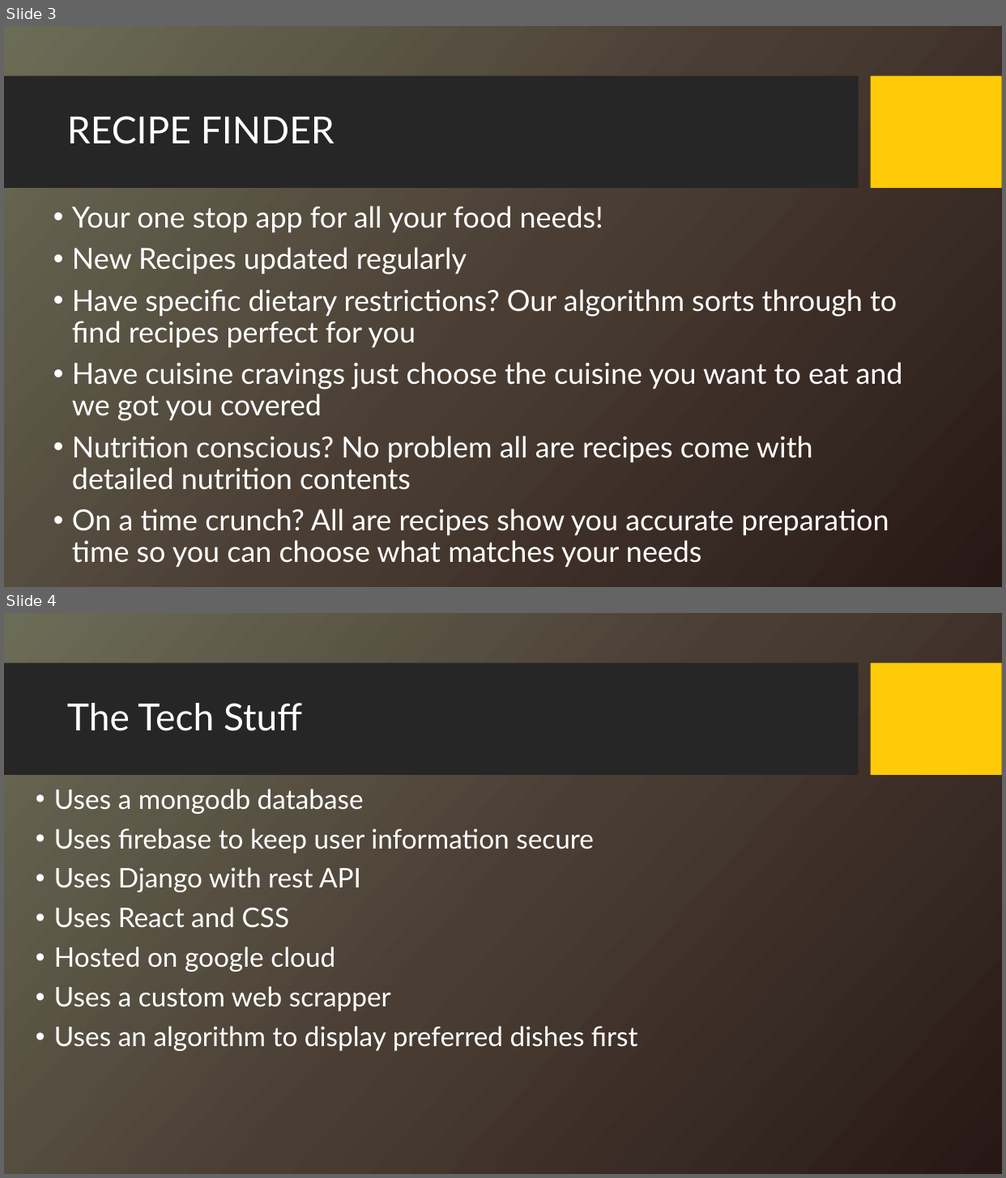
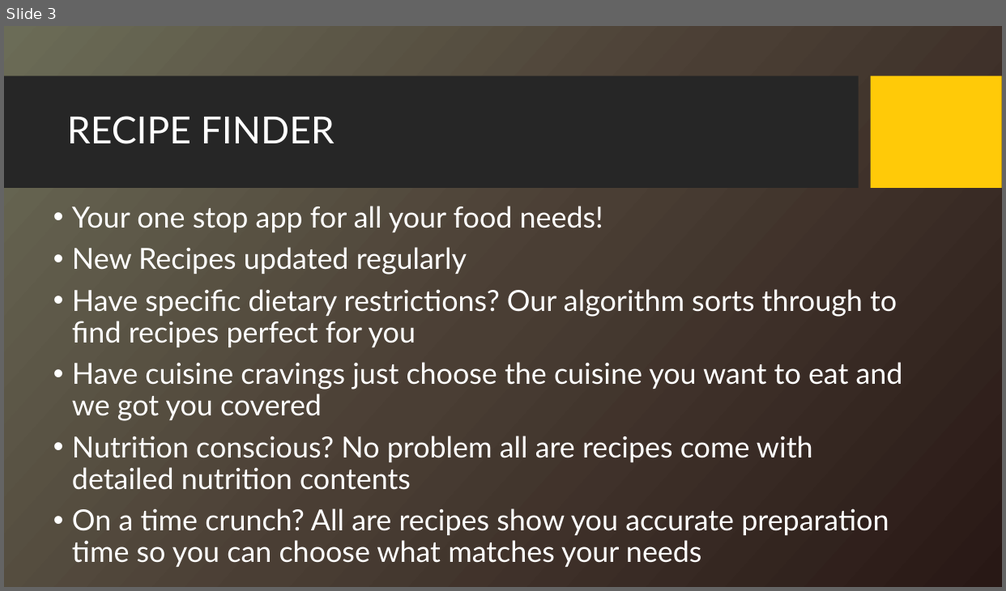
Before and after one commit to etaoin-shrdlu/HackHarvard22, a slide deck: Presentation.pptx. Shown one above the other, each under a label of ours: slides 3 and 4 before the commit, slide 3 after it. The pictures are 1006x1178 and 1006x591 pixels, drawn with LibreOffice and Linux fonts; fonts in the diff are those of the drawing; background and template pictures are left out. Boxes give left, top, right and bottom in pixels: in the first picture for what was removed or moved away, otherwise in the second. Text is boxed around its words. In the diff, an @@ line names an element or a change of style, - is before the commit and + after.

```diff
--- a/Presentation.pptx
+++ b/Presentation.pptx
@@ slide 4 removed at (4, 613, 1002, 1174), background picture (left out); not listed: 2 template elements that a slide beside it also shows @@
@@ title removed at (67, 703, 302, 731) @@
-The Tech Stuff
@@ text removed at (54, 789, 638, 1051) @@
-• Uses a mongodb database
-• Uses firebase to keep user information secure
-• Uses Django with rest API
-• Uses React and CSS
-• Hosted on google cloud
-• Uses a custom web scrapper
-• Uses an algorithm to display preferred dishes first
```
Also in this commit, not shown: 2 slides changed, 3 slides added, 2 other files.
